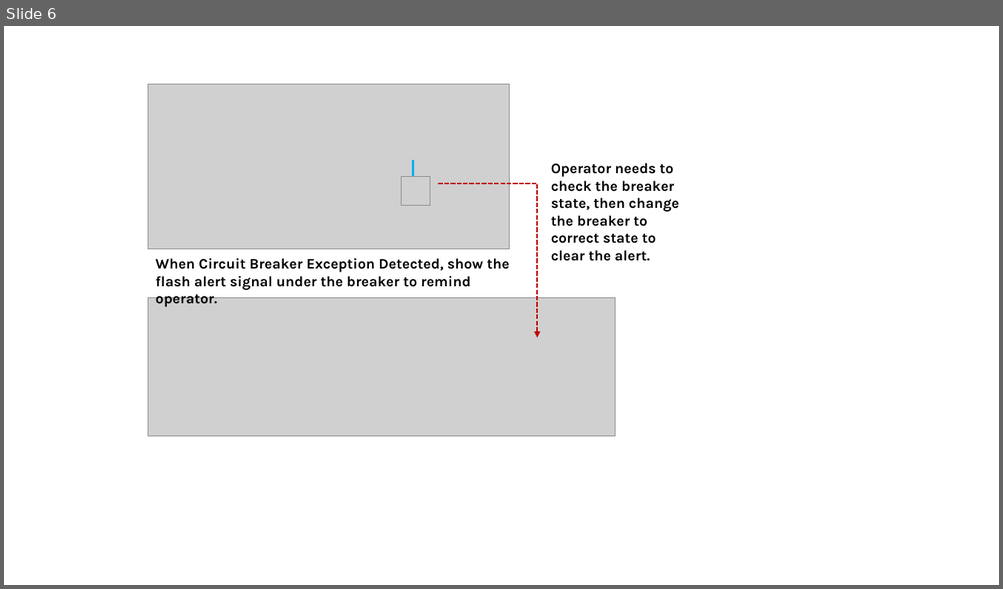
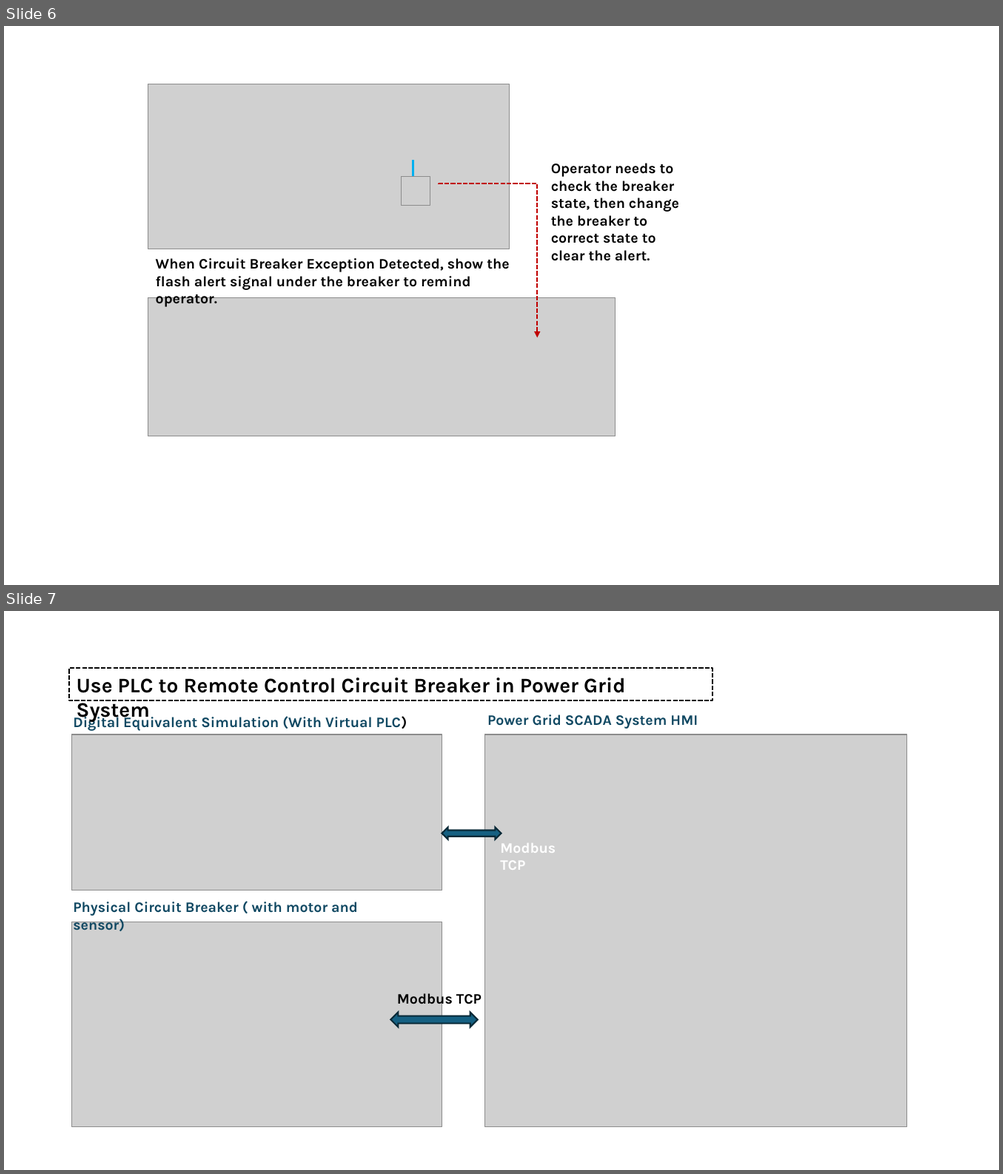
Before and after one commit to LiuYuancheng/IT_OT_IoT_Cyber_Security_Workshop, a slide deck: OT_System_Attack_Case_Study/Power_CircuitBreaker/img/designDoc.pptx. Shown one above the other, each under a label of ours: slide 6 before the commit, slides 6 and 7 after it. The pictures are 1003x589 and 1003x1174 pixels, drawn with LibreOffice and Linux fonts; fonts in the diff are those of the drawing; grey boxes stand for pictures. Boxes give left, top, right and bottom in pixels: in the first picture for what was removed or moved away, otherwise in the second. Text is boxed around its words. In the diff, an @@ line names an element or a change of style, - is before the commit and + after.

```diff
--- a/OT_System_Attack_Case_Study/Power_CircuitBreaker/img/designDoc.pptx
+++ b/OT_System_Attack_Case_Study/Power_CircuitBreaker/img/designDoc.pptx
@@ slide 7 added at (x1=4, y1=611, x2=999, y2=1170), background #FFFFFF @@
@@ rectangle added at (x1=69, y1=668, x2=712, y2=701), outline #000000 1.5 pt dashed, 20 pt, text #000000, bold @@
+Use PLC to Remote Control Circuit Breaker in Power Grid System
@@ text added at (x1=73, y1=714, x2=407, y2=731), 14 pt, text #104862, bold @@
+Digital Equivalent Simulation (With Virtual PLC)
@@ text added at (x1=487, y1=715, x2=697, y2=729), 14 pt, text #104862, bold @@
+Power Grid SCADA System HMI
@@ picture added at (x1=72, y1=735, x2=442, y2=891) @@
@@ picture added at (x1=484, y1=735, x2=907, y2=1128) @@
@@ left right arrow added at (x1=442, y1=827, x2=502, y2=840), fill #156082, outline #092A39 1.5 pt @@
@@ text added at (x1=500, y1=843, x2=555, y2=870), 14 pt, text #FFFFFF, bold @@
+Modbus TCP
@@ text added at (x1=73, y1=902, x2=358, y2=931), 14 pt, text #104862, bold @@
+Physical Circuit Breaker ( with motor and sensor)
@@ picture added at (x1=72, y1=922, x2=442, y2=1127) @@
@@ text added at (x1=397, y1=991, x2=481, y2=1008), 14 pt, text #000000, bold @@
+Modbus TCP
@@ left right arrow added at (x1=390, y1=1012, x2=478, y2=1028), fill #156082, outline #092A39 1.5 pt @@
```
Also in this commit, not shown: 1 other slide added, 4 other files.
